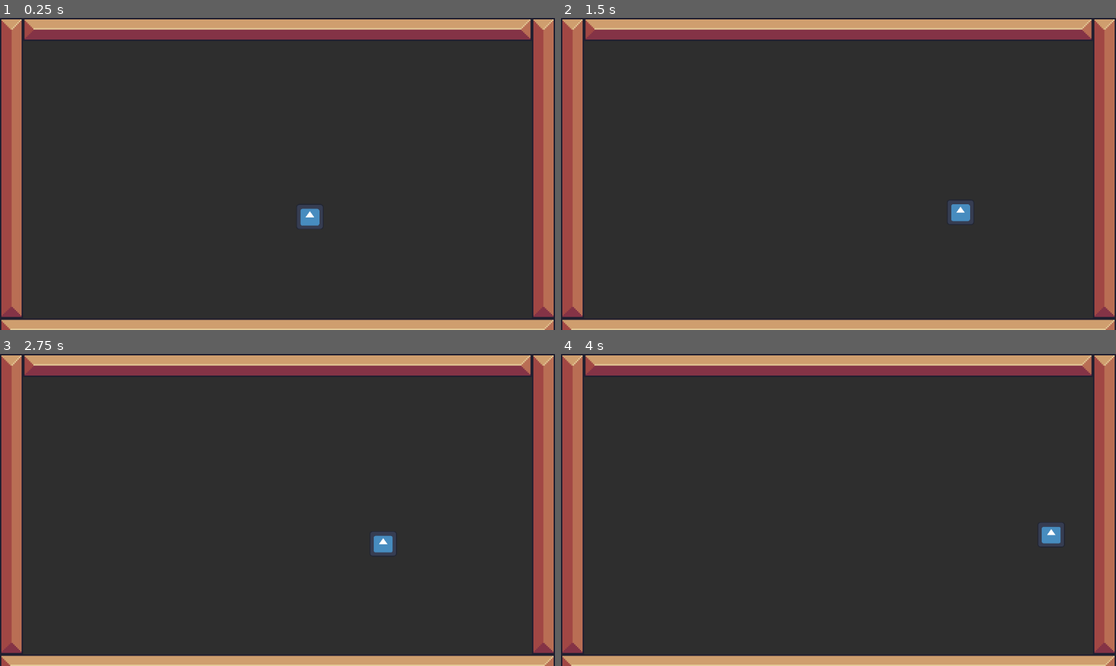
Above: before the commit, frames 1-4 (two rows, left to right).
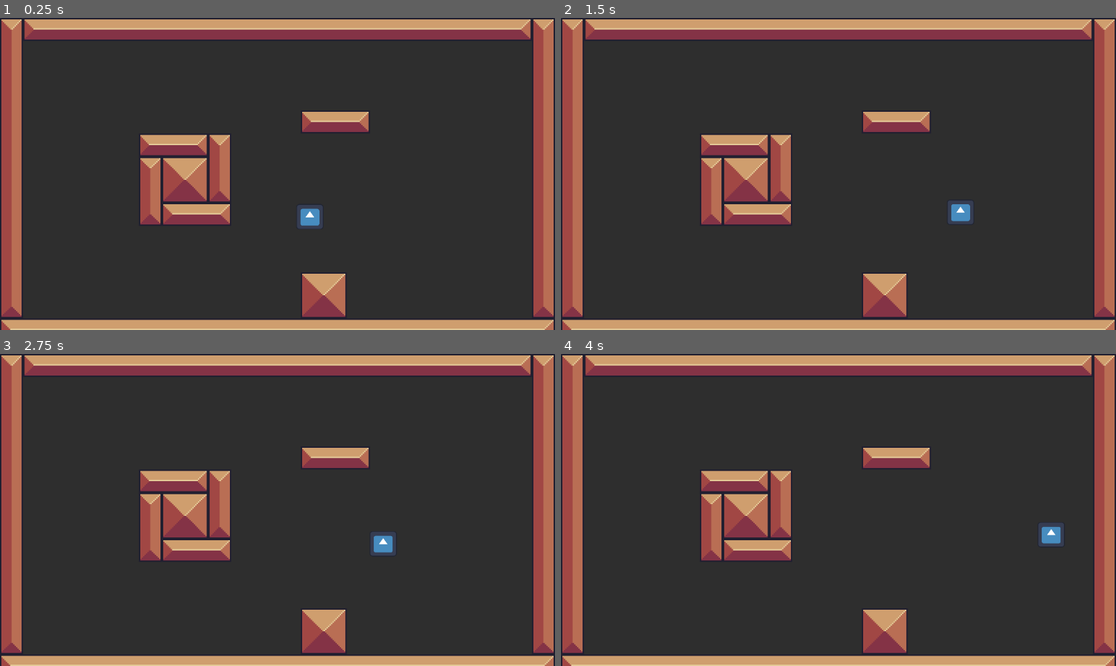
Above: after the commit, the same moments.

Repository: DragonPie12/mitt-spel
Game: Godot game, scene res://node_2d.tscn
Same seed, same stepped clock (60 frames per second), same inputs: the game is played once before the commit and once after it. The engine's default icon, where the game draws it, is replaced by a stand-in: a white triangle on a blue panel in a dark square.
Inputs:
- Up to frame 1 (0.25 s): no input
- Up to frame 2 (1.5 s): tap Enter at 0.5 s; hold D (move_right) from 0.53 s (still down); tap W (move_up) at 0.77 s
- Up to frame 3 (2.75 s): tap W (move_up) at 1.52 s; release D (move_right) at 2.03 s; hold A (move_left) from 2.03 s (still down)
- Up to frame 4 (4 s): release A (move_left) at 2.78 s; hold D (move_right) from 2.78 s (still down); tap W (move_up) at 3.02, 3.77 s

The runs differ from the first frame. In frame 1, 6.1% of the frame differs, in the area x 25-67%, y 30-96%; in frame 2, 6.1%; in frame 3, 6.1%; in frame 4, 6.1%.

Commit message:
Update node_2d.tscn

Diff:
--- a/node_2d.tscn
+++ b/node_2d.tscn
@@ -180,18 +180,18 @@
 
 [node name="Node2D" type="Node2D"]
 
-[node name="Panel" type="Panel" parent="."]
+[node name="Backround" type="Panel" parent="."]
 offset_right = 1146.0
 offset_bottom = 644.0
 
-[node name="CharacterBody2D" parent="." instance=ExtResource("1_0e48y")]
+[node name="Main_Charecter" parent="." instance=ExtResource("1_0e48y")]
 position = Vector2(131, 83)
 rotation = 0.0009089
 
-[node name="TileMap" type="TileMap" parent="."]
+[node name="Terian_Bilder" type="TileMap" parent="."]
 texture_filter = 1
 scale = Vector2(3, 3)
 tile_set = SubResource("TileSet_q6r6c")
 rendering_quadrant_size = 18
 format = 2
-layer_0/tile_data = PackedInt32Array(0, 983040, 0, 65536, 98 …(1195 unchanged characters)… 3, 851968, 0, 2, 851968, 0, 1, 786432, 0)
+layer_0/tile_data = PackedInt32Array(0, 983040, 0, 65536, 98 …(1195 unchanged characters)… 3, 851968, 0, 2, 851968, 0, 1, 786432, 0, 327686, 786432, 0, 327687, 851968, 0, 327688, 917504, 0, 393222, 983040, 0, 458758, 983040, 1, 524294, 983040, 2, 524295, 786432, 0, 524296, 851968, 0, 524297, 917504, 0, 327689, 983040, 0, 393225, 983040, 1, 458761, 983040, 2, 393223, 851968, 1, 458759, 851968, 2, 393224, 917504, 1, 458760, 917504, 2, 262157, 786432, 0, 262158, 851968, 0, 262159, 917504, 0, 720909, 851968, 1, 786445, 851968, 2, 720910, 917504, 1, 786446, 917504, 2)
